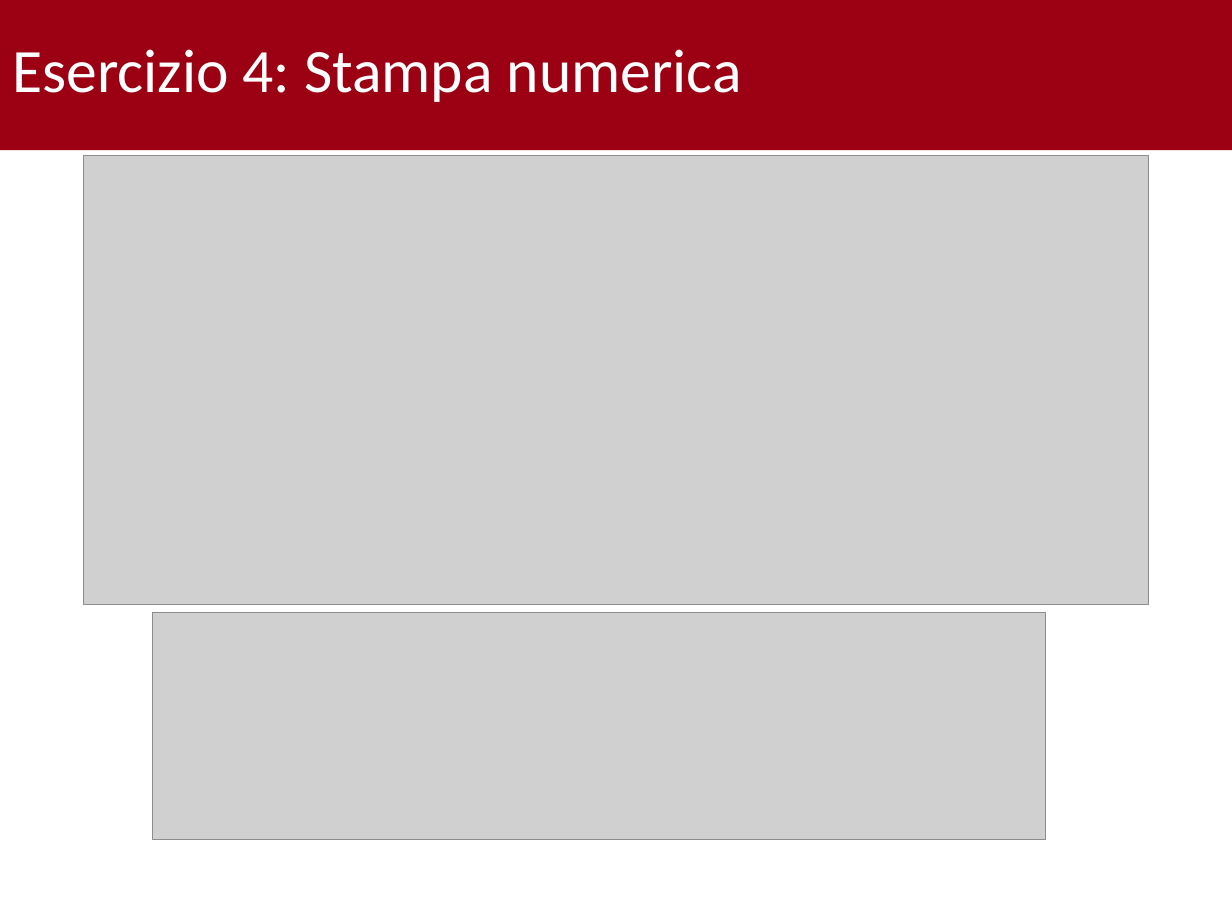
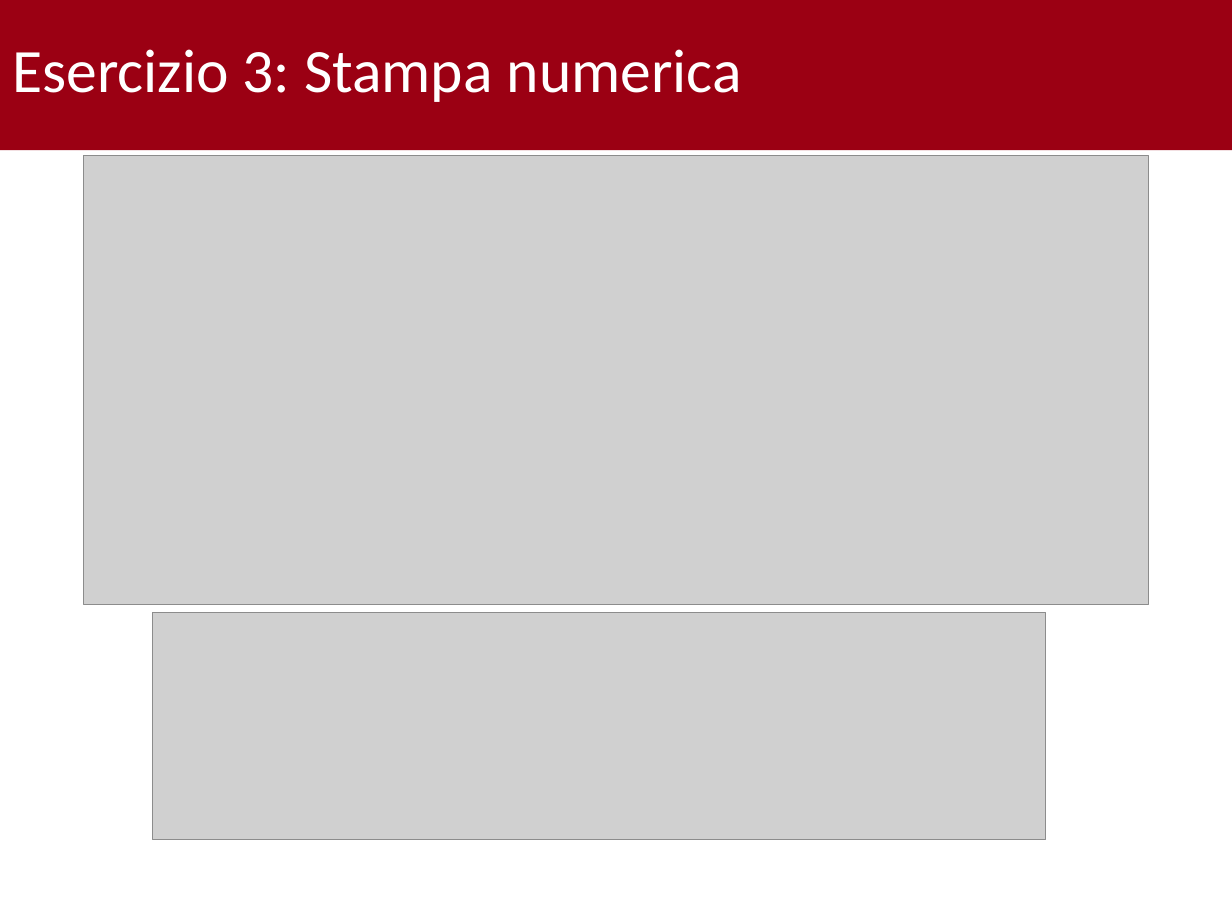
Before and after one commit to gabrielrovesti/Tutorato-Programmazione-ad-Oggetti-2023-2024, a slide deck: slide 28 of Tutorato 9 - 17.01/Tutorato 9.pptx (slide 29 before the commit). Drawn at 1232x924 pixels with LibreOffice and Linux fonts; fonts in the diff are those of the drawing; grey boxes stand for pictures; background and template pictures are left out. Boxes give left, top, right and bottom in pixels: in the first picture for what was removed or moved away, otherwise in the second. Text is boxed around its words. In the diff, an @@ line names an element or a change of style, - is before the commit and + after.

```diff
--- a/Tutorato 9 - 17.01/Tutorato 9.pptx
+++ b/Tutorato 9 - 17.01/Tutorato 9.pptx
@@ title at (x1=12, y1=49, x2=742, y2=102): text changed @@
-Esercizio 4: Stampa numerica
+Esercizio 3: Stampa numerica
```
Also in this commit, not shown: 8 other slides changed, 1 slide removed, 13 other files.
